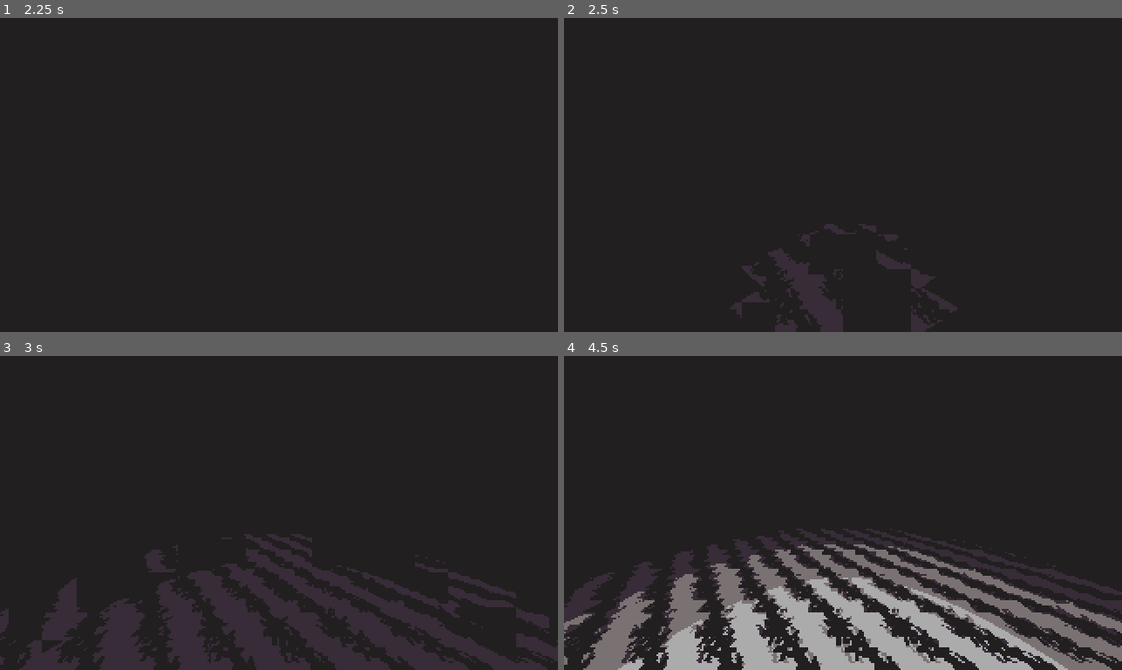
Above: before the commit, frames 1-4 (two rows, left to right).
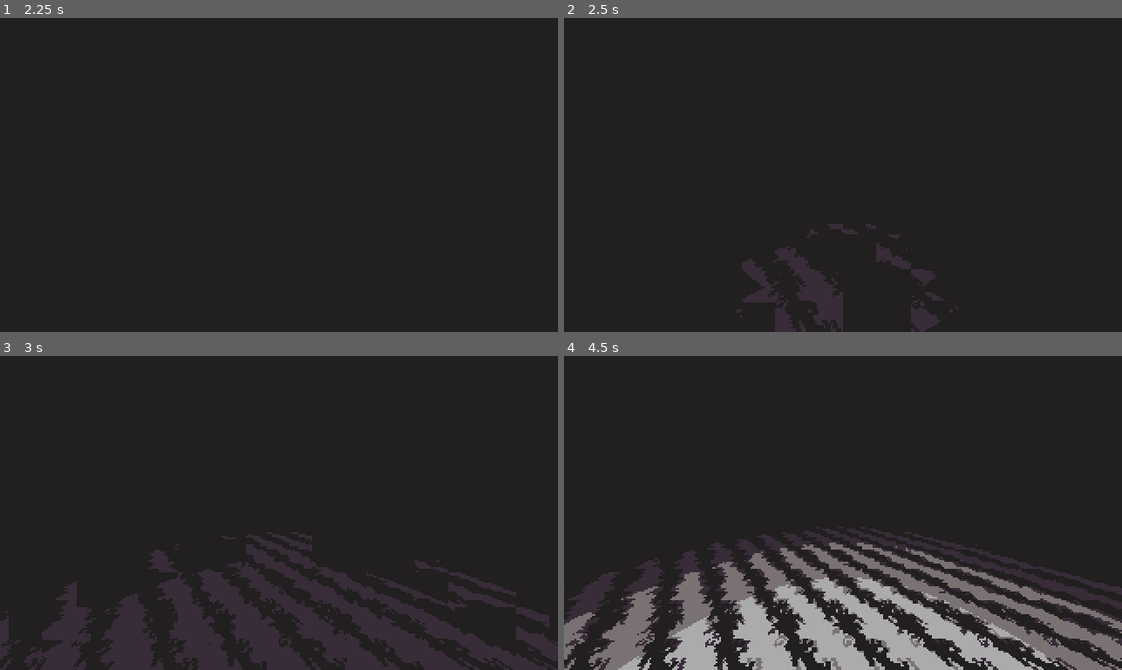
Above: after the commit, the same moments.

Repository: Kapendev/monologos
Game: Godot game, scene res://src/Main.tscn
Same seed, same stepped clock (60 frames per second), same inputs: the game is played once before the commit and once after it.
Inputs:
- Up to frame 1 (2.25 s): click "Play" at 1.25 s
- Up to frame 2 (2.5 s): no input
- Up to frame 3 (3 s): no input
- Up to frame 4 (4.5 s): no input

Frame 1 is identical in both runs. In frame 2, 2.0% of the frame differs, in the area x 29-71%, y 65-100%; in frame 3, 9.0%; in frame 4, 16%, in the area x 0-100%, y 54-100%.

Commit message:
added some levels

Diff:
--- a/src/Lib.gd
+++ b/src/Lib.gd
@@ -88,7 +88,7 @@
 static func new_event(pos: Vector2, info: String) -> Actor:
 	return Actor.new(true, pos, info)
 
-static func new_actor(pos: Vector2, info := "", moveset := "") -> Actor:
+static func new_actor(pos: Vector2, moveset := "", info := "") -> Actor:
 	return Actor.new(false, pos, info, moveset)
 
 class GameGrid extends Grid:
--- a/src/gameplay/GameLevel.gd
+++ b/src/gameplay/GameLevel.gd
@@ -18,6 +18,8 @@
 var grid: Lib.GameGrid
 var player: Lib.Actor
 var player_dir := Vector2.UP
+
+var win := Vector2(-1, -1)
 
 var buffer_scene := ""
 
@@ -42,13 +44,9 @@
 	game_map.connect("music_stoped", self, "on_music_stoped")
 	game_map.connect("map_visibility_changed", self, "on_map_visibility_changed")
 
-	# Create data.
-	randomize()
-	for _i in range(randi() % 4):
-		spin_player_left()
-		game_map.spin_left_now()
 	# Setup maps.
 	ui_map.grid = grid
+	ui_map.win = win
 	ui_map.dir.text = str_player_dir(false)
 	game_map.show_map(start_time)
 	change_state(GameState.MOVE, start_time)
@@ -124,7 +122,7 @@
 	if state == GameState.DEATH:
 		change_state(GameState.IDLE)
 		buffer_scene = get_parent().name
-		game_map.hide_map()
+		game_map.hide_map(move_time)
 
 func on_DialogueScreen_ended() -> void:
 	if buffer_scene.empty():
--- a/src/levels/Level1.gd
+++ b/src/levels/Level1.gd
@@ -6,9 +6,12 @@
 onready var game := $GameLevel
 
 func _ready():
-	game.grid = Lib.GameGrid.new(10, 1)
-	game.player = Lib.new_actor(Vector2())
+	game.grid = Lib.GameGrid.new(1, 8)
+	game.win = Vector2(0, 0)
+	game.player = Lib.new_actor(Vector2(0, 7))
 	game.grid.add_actor(game.player)
-	game.grid.add_actor(Lib.new_event(Vector2(3, 0), "cha1|||Hello world.|The end.|Or something.|Funny.|Maybe bad."))
-	game.grid.add_actor(Lib.new_event(Vector2(4, 0), "cha2||Level2|Hello world 222|yea"))
+	game.grid.add_actor(Lib.new_event(
+		game.win,
+		"cha1||Level2|...|..."
+	))
 	game.init()
--- a/src/levels/Level2.gd
+++ b/src/levels/Level2.gd
@@ -6,7 +6,15 @@
 onready var game := $GameLevel
 
 func _ready():
-	game.grid = Lib.GameGrid.new(4, 4)
-	game.player = Lib.new_actor(Vector2())
+	game.grid = Lib.GameGrid.new(5, 5)
+	game.win = Vector2(2, 0)
+	game.player = Lib.new_actor(Vector2(2, 4))
 	game.grid.add_actor(game.player)
+	game.grid.add_wall(Vector2(2, 2))
+	game.grid.add_wall(Vector2(4, 2))
+	game.grid.add_wall(Vector2(0, 2))
+	game.grid.add_actor(Lib.new_event(
+		game.win,
+		"cha1||Level3|...|I'm not Dioni.|I'm not Dioni.|I don't know who I am.|But I'm not Dioni.|And I will prove it to you.|Dioni."
+	))
 	game.init()
--- /dev/null
+++ b/src/levels/Level3.gd
@@ -0,0 +1,25 @@
+extends Node
+
+# event: art|music|scene|lines
+# enemy: art|code|time
+
+onready var game := $GameLevel
+
+func _ready():
+	game.grid = Lib.GameGrid.new(6, 5)
+	game.win = Vector2(5, 2)
+	game.player = Lib.new_actor(Vector2(0, 2))
+	game.grid.add_actor(game.player)
+	game.grid.add_actor(Lib.new_actor(Vector2(5, 0), "", "mon1|ududl|4"))
+	game.grid.add_actor(Lib.new_actor(Vector2(4, 1), "", "mon1|dudur|4"))
+	game.grid.add_actor(Lib.new_actor(Vector2(4, 2), "", "mon1|ududl|4"))
+	game.grid.add_actor(Lib.new_actor(Vector2(3, 2), "", "mon1|dudur|4"))
+	game.grid.add_actor(Lib.new_actor(Vector2(4, 3), "", "mon1|ududl|4"))
+	game.grid.add_actor(Lib.new_actor(Vector2(5, 4), "", "mon1|dudur|4"))
+	game.grid.add_actor(Lib.new_actor(Vector2(5, 1), "", "mon1|ududl|4"))
+	game.grid.add_actor(Lib.new_actor(Vector2(5, 3), "", "mon1|dudur|4"))
+	game.grid.add_actor(Lib.new_event(
+		game.win,
+		"cha1||Level4|...|That feeling.|More of them are nearby.|I know where they are.|I just have to be careful."
+	))
+	game.init()
--- /dev/null
+++ b/src/levels/Level3.tscn
@@ -0,0 +1,9 @@
+[gd_scene load_steps=3 format=2]
+
+[ext_resource path="res://src/levels/Level3.gd" type="Script" id=1]
+[ext_resource path="res://src/gameplay/GameLevel.tscn" type="PackedScene" id=2]
+
+[node name="Level3" type="Node"]
+script = ExtResource( 1 )
+
+[node name="GameLevel" parent="." instance=ExtResource( 2 )]
--- /dev/null
+++ b/src/levels/Level4.gd
@@ -0,0 +1,18 @@
+extends Node
+
+# event: art|music|scene|lines
+# enemy: art|code|time
+
+onready var game := $GameLevel
+
+func _ready():
+	game.grid = Lib.GameGrid.new(6, 5)
+	game.win = Vector2(5, 2)
+	game.player = Lib.new_actor(Vector2(0, 2))
+	game.grid.add_actor(game.player)
+	game.grid.add_actor(Lib.new_actor(Vector2(5, 0), "uudd", "mon3|ududl|4"))
+	game.grid.add_actor(Lib.new_event(
+		game.win,
+		"mon5||Level4|...|\"WoOf!\"|...|\"WoOf!\"|I'm not going to pet you.|\"WoOf!\"|..."
+	))
+	game.init()
--- /dev/null
+++ b/src/levels/Level4.tscn
@@ -0,0 +1,9 @@
+[gd_scene load_steps=3 format=2]
+
+[ext_resource path="res://src/levels/Level4.gd" type="Script" id=1]
+[ext_resource path="res://src/gameplay/GameLevel.tscn" type="PackedScene" id=2]
+
+[node name="Level4" type="Node"]
+script = ExtResource( 1 )
+
+[node name="GameLevel" parent="." instance=ExtResource( 2 )]
--- a/src/ui/DialogueScreen.gd
+++ b/src/ui/DialogueScreen.gd
@@ -12,7 +12,7 @@
 
 var is_active := false
 var can_next := false
-var text_time := 0.6
+var text_time := 1
 
 func _ready() -> void:
 	anim.connect("animation_finished", self, "on_animation_finished")
--- a/src/ui/UiMap.gd
+++ b/src/ui/UiMap.gd
@@ -6,6 +6,7 @@
 
 var grid: Lib.Grid
 var blacks := [] # Vector2
+var win := Vector2(-1, -1)
 
 onready var tween: Tween = $Tween
 onready var dir: Label = $Dir
@@ -26,7 +27,9 @@
 	for y in range(grid.h):
 		for x in range(grid.w):
 			var position := Vector2(x, y)
-			if position in blacks:
+			if position == win:
+				draw_win(position)
+			elif position in blacks:
 				draw_black(position)
 			elif grid.cellv(position) == -1:
 				draw_wall(position)
@@ -105,6 +108,15 @@
 		Lib.C2
 	)
 
+func draw_win(black: Vector2) -> void:
+	draw_rect(
+		Rect2(
+			Vector2(x_offset(), y_offset()) + CELL_SIZE * black + Vector2(1.0, 1.0),
+			CELL_SIZE - Vector2(1.0, 1.0)
+		),
+		Lib.C4
+	)
+
 func draw_actor(actor: Vector2) -> void:
 	draw_circle(
 		Vector2(x_offset(), y_offset()) + CELL_SIZE * actor + CELL_SIZE / 2.0,
Not shown, added: assets/music/daisy.ogg.import
Not shown, added: assets/music/daisy.ogg
